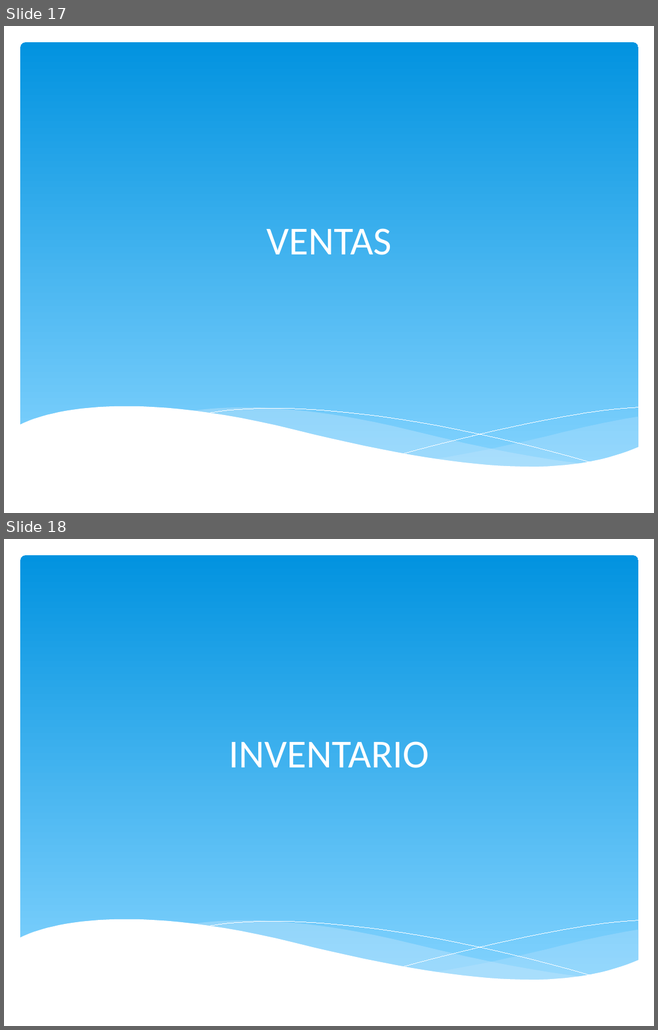
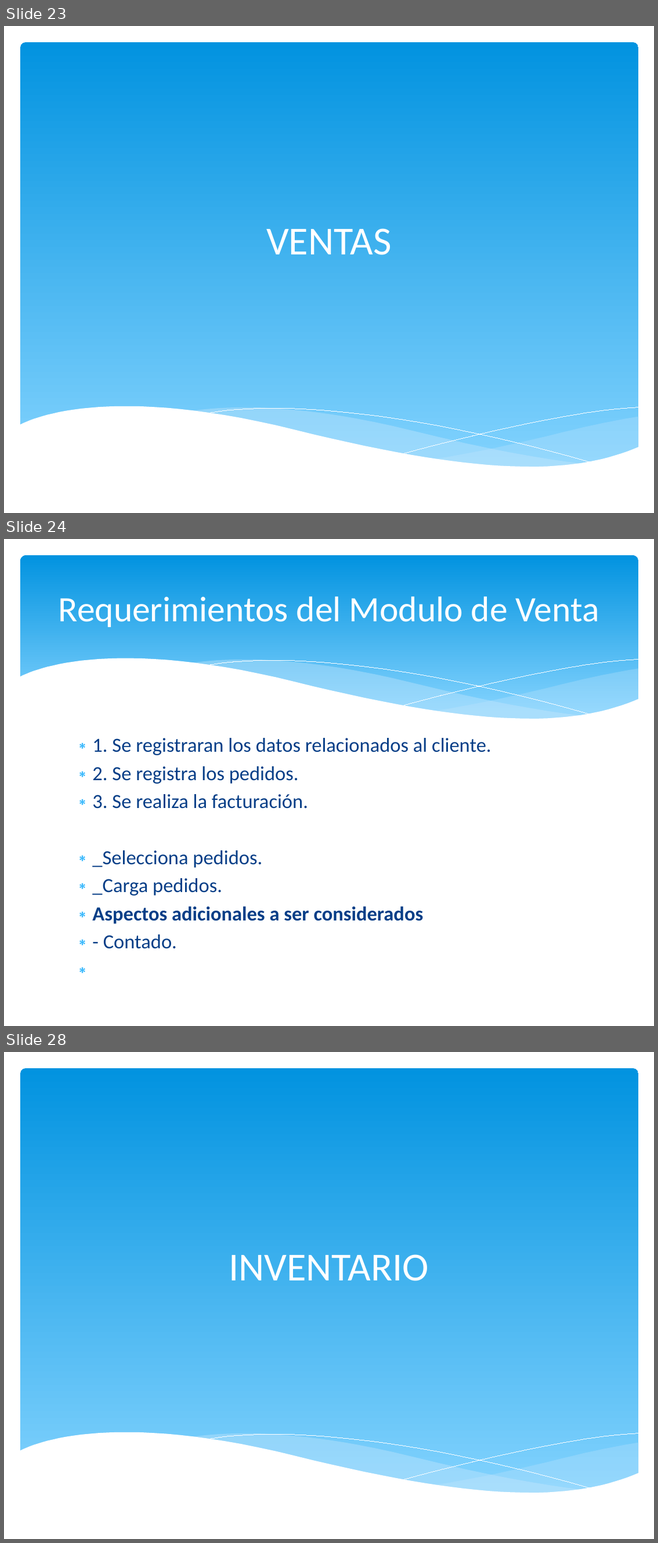
Before and after one commit to igodeveloper/infocomedor, a slide deck: presentacion/INFOCOMEDOR - PPT.pptx. Shown one above the other, each under a label of ours: slides 17 and 18 before the commit, slides 23, 24 and 28 after it; the slides between them are not shown. The pictures are 658x1030 and 658x1543 pixels, drawn with LibreOffice and Linux fonts; fonts in the diff are those of the drawing. Boxes give left, top, right and bottom in pixels: in the first picture for what was removed or moved away, otherwise in the second. Text is boxed around its words. In the diff, an @@ line names an element or a change of style, - is before the commit and + after.

```diff
--- a/presentacion/INFOCOMEDOR - PPT.pptx
+++ b/presentacion/INFOCOMEDOR - PPT.pptx
@@ slide 24 added at (4, 539, 654, 1026), background #FFFFFF @@
@@ rounded rectangle added at (20, 555, 638, 730), fill gradient #0293E0 to #83D3FE @@
@@ title added at (59, 596, 599, 627), 39.6 pt, text #FFFFFF @@
+Requerimientos del Modulo de Venta
@@ group added at (19, 658, 639, 752): 5 freeform shapes @@
@@ text added at (92, 738, 491, 949), 22.2 pt, text #073E87 @@
+∗ 1. Se registraran los datos relacionados al cliente.
+∗ 2. Se registra los pedidos.
+∗ 3. Se realiza la facturación.
+∗ _Selecciona pedidos.
+∗ _Carga pedidos.
+∗ Aspectos adicionales a ser considerados
+∗ - Contado.
@@ what was slide 17 is now slide 23 @@
@@ what was slide 18 is now slide 28 @@
```
Also in this commit, not shown: 12 other slides added.
